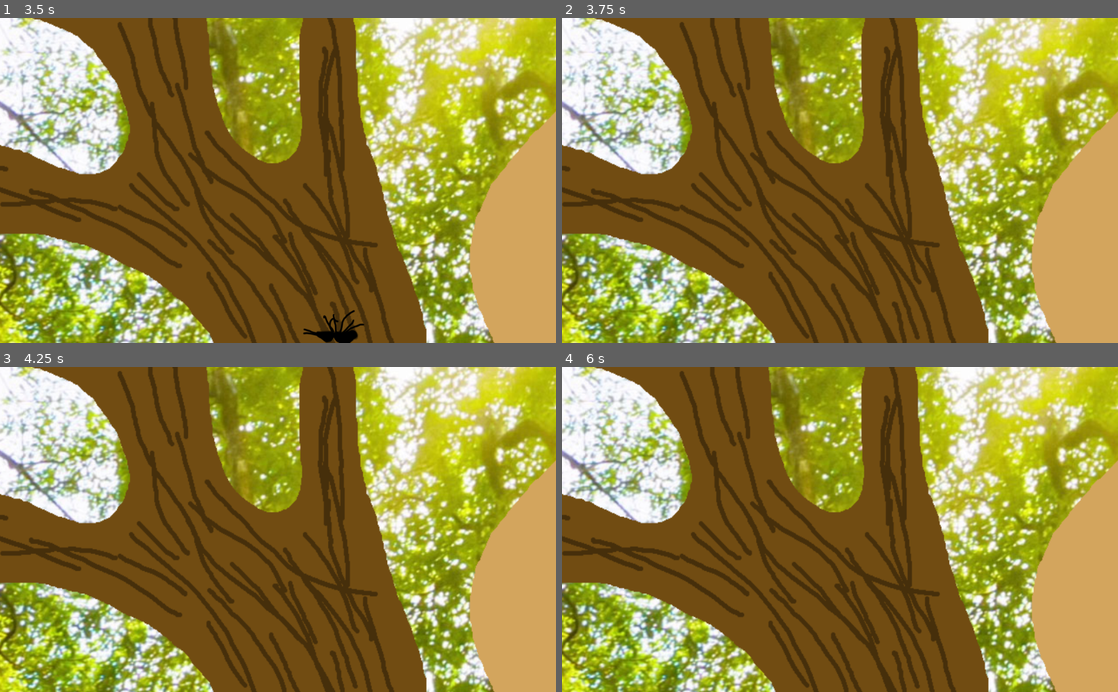
Above: before the commit, frames 1-4 (two rows, left to right).
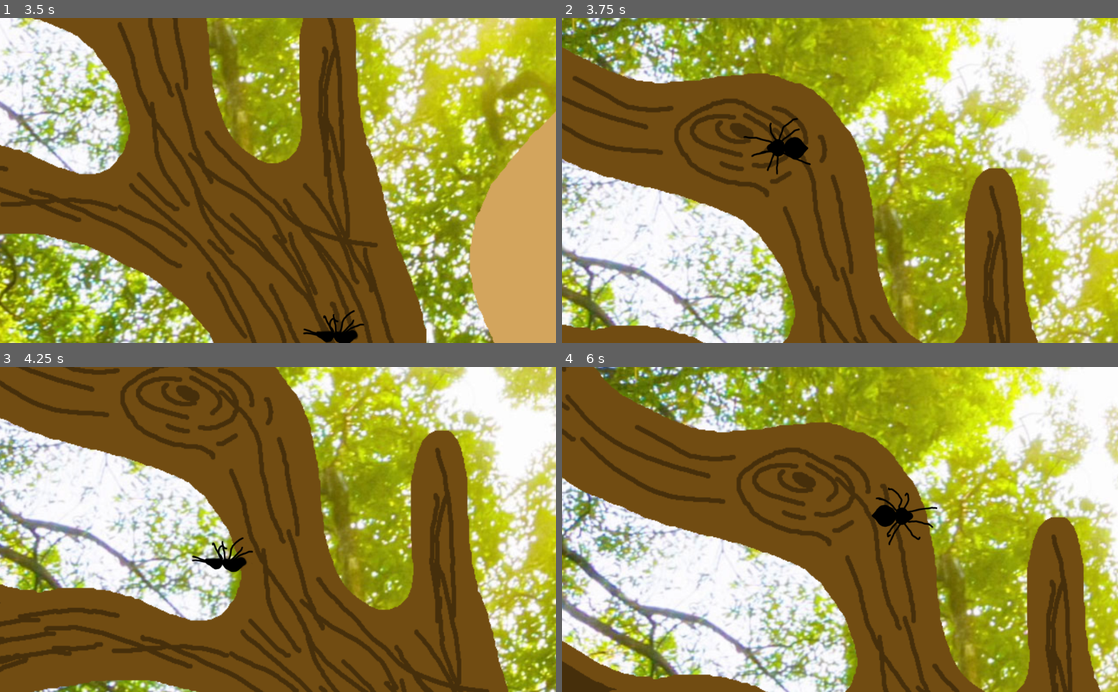
Above: after the commit, the same moments.

Repository: MarmotaGames/aracnotopia
Game: Godot game, scene res://main.tscn
The game is run twice, just before and just after one commit, with the same random seed, the same clock (stepped at 60 frames per second) and the same inputs.
Inputs (mouse positions are in pixels of both pictures, inside the frame that each line leads up to):
- Up to frame 1 (3.5 s): tap Enter (ui_accept) at 0.5, 0.77, 1.52, 3.02 s; move the mouse to (400, 164) at 0.52 s; hold Right (ui_right) 0.53-1.28 s; click (400, 164) at 0.67 s; move the mouse to (166, 196) at 1.27 s; hold Down (ui_down) 1.28-2.03 s; move the mouse to (333, 109) at 2.02 s; hold Right (ui_right) 2.03-2.78 s; move the mouse to (250, 245) at 2.77 s; hold Up (ui_up) from 2.78 s (still down); click (250, 245) at 2.92 s
- Up to frame 2 (3.75 s): move the mouse to (1006, 229) at 3.52 s; release Up (ui_up) at 3.53 s; hold Left (ui_left) from 3.53 s (still down)
- Up to frame 3 (4.25 s): keep holding Left (ui_left); tap Enter (ui_accept) at 3.77 s
- Up to frame 4 (6 s): move the mouse to (673, 480) at 4.27 s; tap Enter (ui_accept) at 4.52 s; move the mouse to (867, 529) at 5.02 s; release Left (ui_left) at 5.03 s; hold Down (ui_down) 5.03-5.78 s; click (867, 529) at 5.17 s; move the mouse to (756, 448) at 5.77 s; hold Right (ui_right) from 5.78 s (still down)

Frame 1 is identical in both runs. In frame 2, 82% of the frame differs, in the area x 0-100%, y 0-100%; in frame 3, 78%; in frame 4, 81%.

Commit message:
Created gameover conditions

Diff:
--- /dev/null
+++ b/GodotProject/DeathArea.gd
@@ -0,0 +1,31 @@
+extends Area2D
+
+var spawn = Vector2(800, 600)
+var gameover = false
+var timer = false
+
+func _process(delta):
+	if $"/root/Root/Spider".fall:
+		if not timer:
+			# O tempo desse timer é o tempo máximo de queda
+			$Timer.start()
+			timer = true
+	else:
+		$Timer.stop()
+		timer = false
+		gameover = false
+
+
+	if gameover:
+		$"/root/Root/Spider".position.x = spawn.x
+		$"/root/Root/Spider".position.y = spawn.y
+		$"/root/Root/Spider".fall = false
+		$"/root/Root/Spider".rotation = 0
+		$"/root/Root/Spider".angle = 0
+
+func _on_DeathArea_body_exited(body):
+	gameover = true
+
+
+func _on_Timer_timeout():
+	gameover = true
--- a/GodotProject/main.tscn
+++ b/GodotProject/main.tscn
@@ -1,8 +1,14 @@
-[gd_scene load_steps=4 format=2]
+[gd_scene load_steps=6 format=2]
 
 [ext_resource path="res://player/Player.tscn" type="PackedScene" id=1]
 [ext_resource path="res://assets/background/background.png" type="Texture" id=2]
 [ext_resource path="res://Area2D.gd" type="Script" id=3]
+[ext_resource path="res://DeathArea.gd" type="Script" id=4]
+
+[sub_resource type="RectangleShape2D" id=1]
+
+custom_solver_bias = 0.0
+extents = Vector2( 10, 10 )
 
 [node name="Root" type="Sprite" index="0"]
 
@@ -15,7 +21,9 @@
 [node name="Spider" parent="." index="0" instance=ExtResource( 1 )]
 
 position = Vector2( 800, 600 )
-_sections_unfolded = [ "Transform" ]
+collision_layer = 16401
+collision_mask = 16401
+_sections_unfolded = [ "Collision", "Transform" ]
 
 [node name="BackgroundSprite" type="Sprite" parent="." index="1"]
 
@@ -43,6 +51,37 @@
 build_mode = 0
 polygon = PoolVector2Array( 7.17801, 5.60348, 841.392, 3.20701, 836.396, 30.7665, 87.1027, 48.74, 82.3938, 140, 93.9492 …(877 unchanged characters)…
 
+[node name="DeathArea" type="Area2D" parent="BackgroundSprite" index="1"]
+
+input_pickable = true
+gravity_vec = Vector2( 0, 1 )
+gravity = 98.0
+linear_damp = 0.1
+angular_damp = 1.0
+collision_layer = 16400
+collision_mask = 0
+audio_bus_override = false
+audio_bus_name = "Master"
+script = ExtResource( 4 )
+_sections_unfolded = [ "Collision" ]
+
+[node name="CollisionShape2D" type="CollisionShape2D" parent="BackgroundSprite/DeathArea" index="0"]
+
+position = Vector2( 0.0355663, 1.34028 )
+scale = Vector2( 64.1589, 36.0266 )
+shape = SubResource( 1 )
+
+[node name="Timer" type="Timer" parent="BackgroundSprite/DeathArea" index="1"]
+
+process_mode = 1
+wait_time = 1.0
+one_shot = true
+autostart = false
+
 [connection signal="body_entered" from="BackgroundSprite/Area2D" to="BackgroundSprite/Area2D" method="_on_Area2D_body_entered"]
 
 [connection signal="body_exited" from="BackgroundSprite/Area2D" to="BackgroundSprite/Area2D" method="_on_Area2D_body_exited"]
+
+[connection signal="body_exited" from="BackgroundSprite/DeathArea" to="BackgroundSprite/DeathArea" method="_on_DeathArea_body_exited"]
+
+[connection signal="timeout" from="BackgroundSprite/DeathArea/Timer" to="BackgroundSprite/DeathArea" method="_on_Timer_timeout"]
